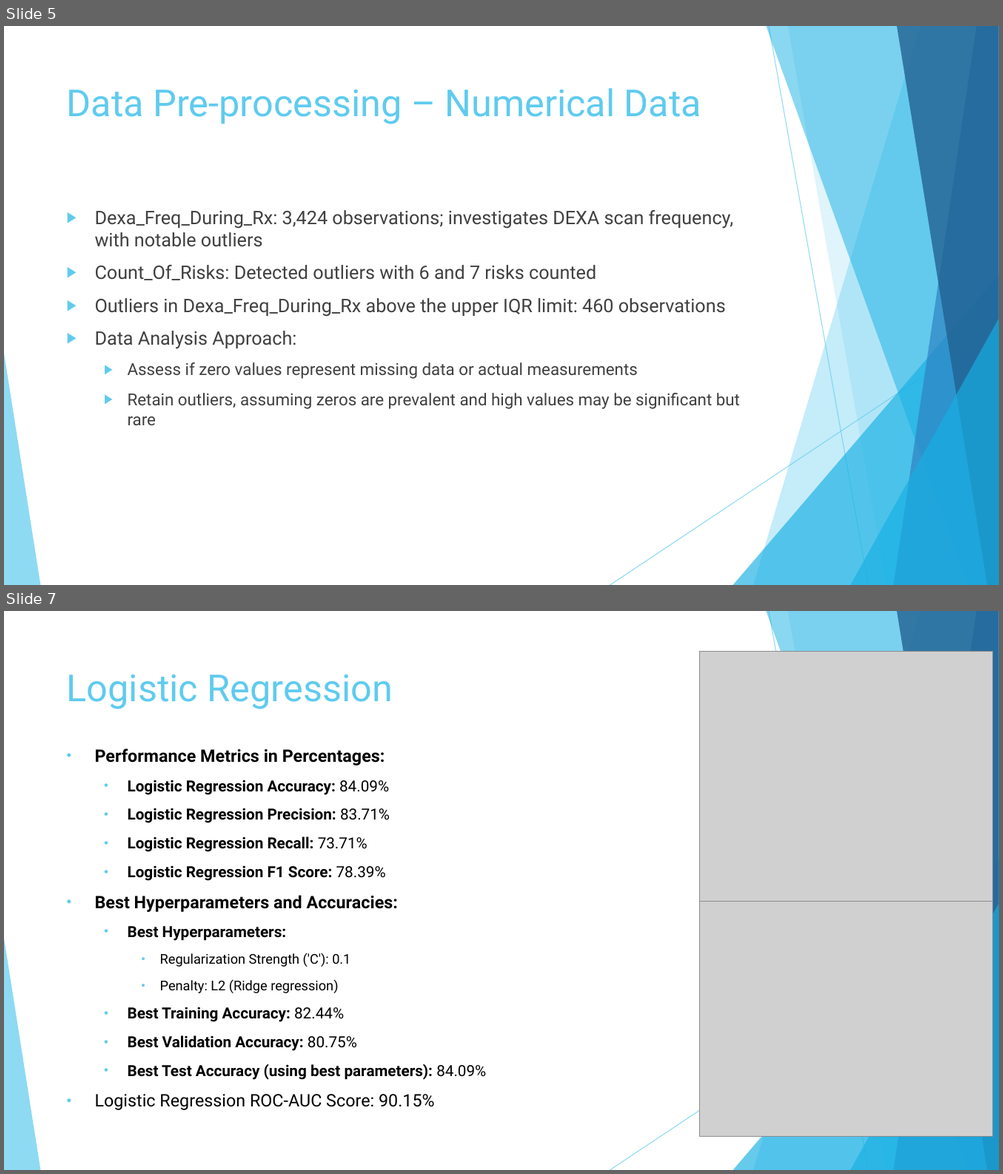
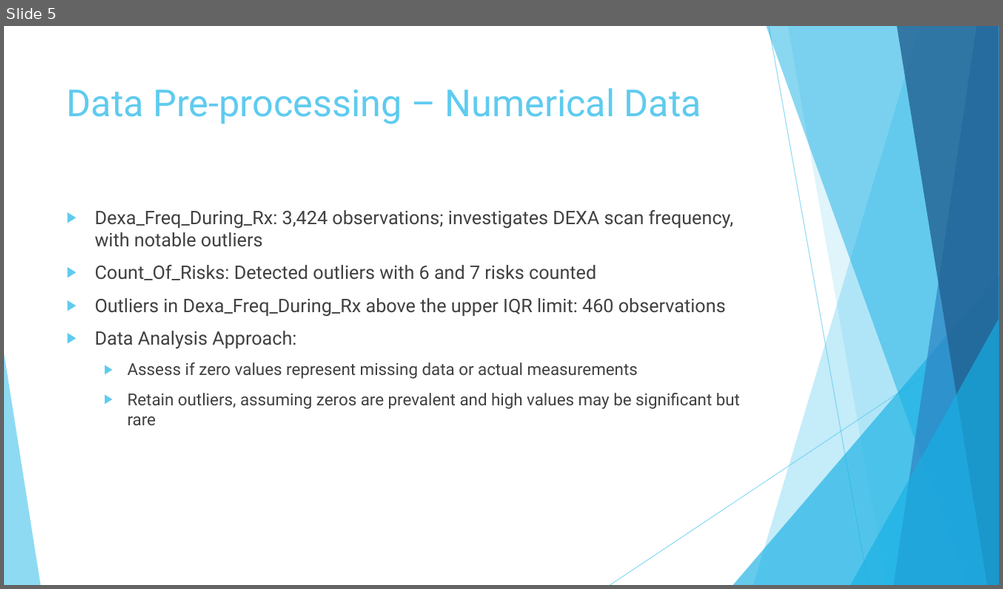
Before and after one commit to Yushamsi/Healthcare-Drug-Classification-EDA, a slide deck: EDA presentation for business users - Week 11.pptx. Shown one above the other, each under a label of ours: slides 5 and 7 before the commit, slide 5 after it; the slides between them are not shown. The pictures are 1003x1174 and 1003x589 pixels, drawn with LibreOffice and Linux fonts; fonts in the diff are those of the drawing; grey boxes stand for pictures. Boxes give left, top, right and bottom in pixels: in the first picture for what was removed or moved away, otherwise in the second. Text is boxed around its words. In the diff, an @@ line names an element or a change of style, - is before the commit and + after.

```diff
--- a/EDA presentation for business users - Week 11.pptx
+++ b/EDA presentation for business users - Week 11.pptx
@@ slide 7 removed at (4,611,999,1170), background #FFFFFF; not listed: 10 template elements that a slide beside it also shows @@
@@ picture removed at (700,651,993,902) @@
@@ title removed at (67,674,392,709) @@
-Logistic Regression
@@ text removed at (95,749,486,1111) @@
-• Performance Metrics in Percentages:
-  • Logistic Regression Accuracy: 84.09%
-  • Logistic Regression Precision: 83.71%
-  • Logistic Regression Recall: 73.71%
-  • Logistic Regression F1 Score: 78.39%
-• Best Hyperparameters and Accuracies:
-  • Best Hyperparameters:
-    • Regularization Strength ('C'): 0.1
-    • Penalty: L2 (Ridge regression)
-  • Best Training Accuracy: 82.44%
-  • Best Validation Accuracy: 80.75%
-  • Best Test Accuracy (using best parameters): 84.09%
-• Logistic Regression ROC-AUC Score: 90.15%
@@ picture removed at (700,901,993,1136) @@
```
Also in this commit, not shown: 1 slide changed, 4 slides added, 3 other slides removed, 4 other files.
